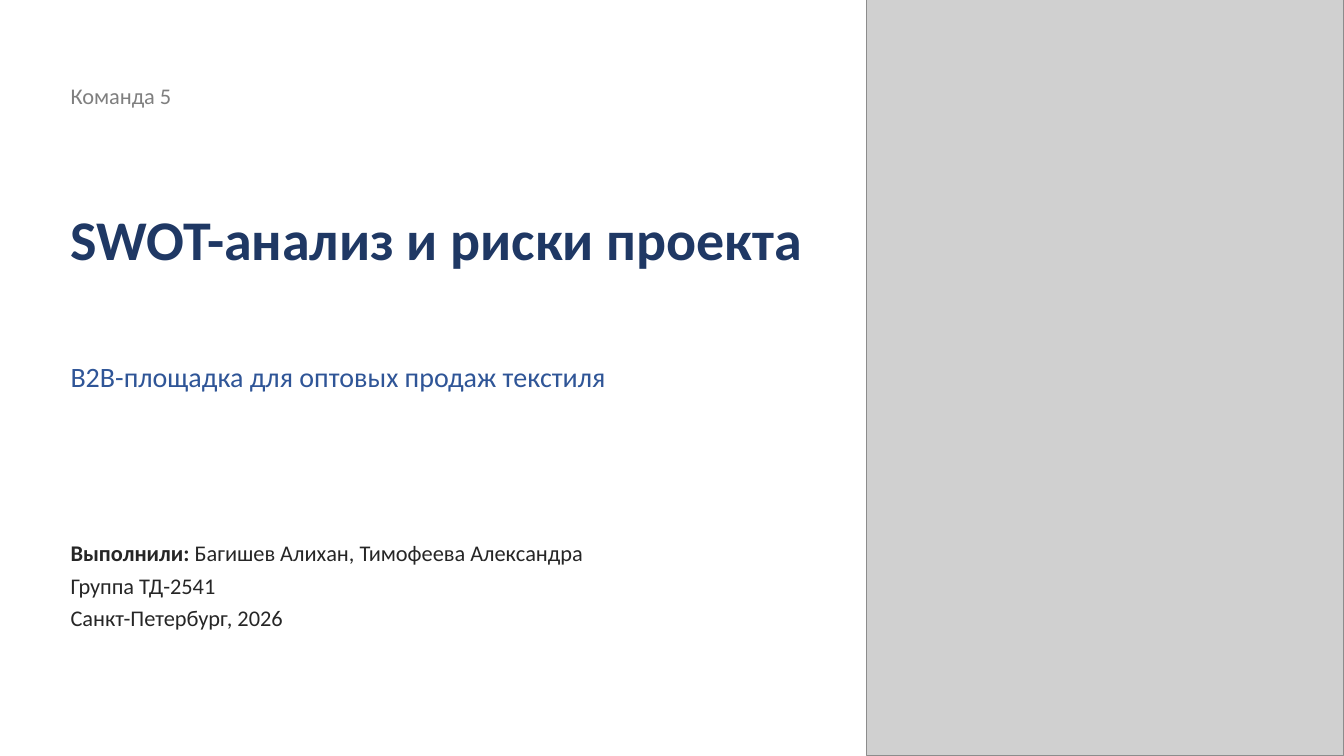
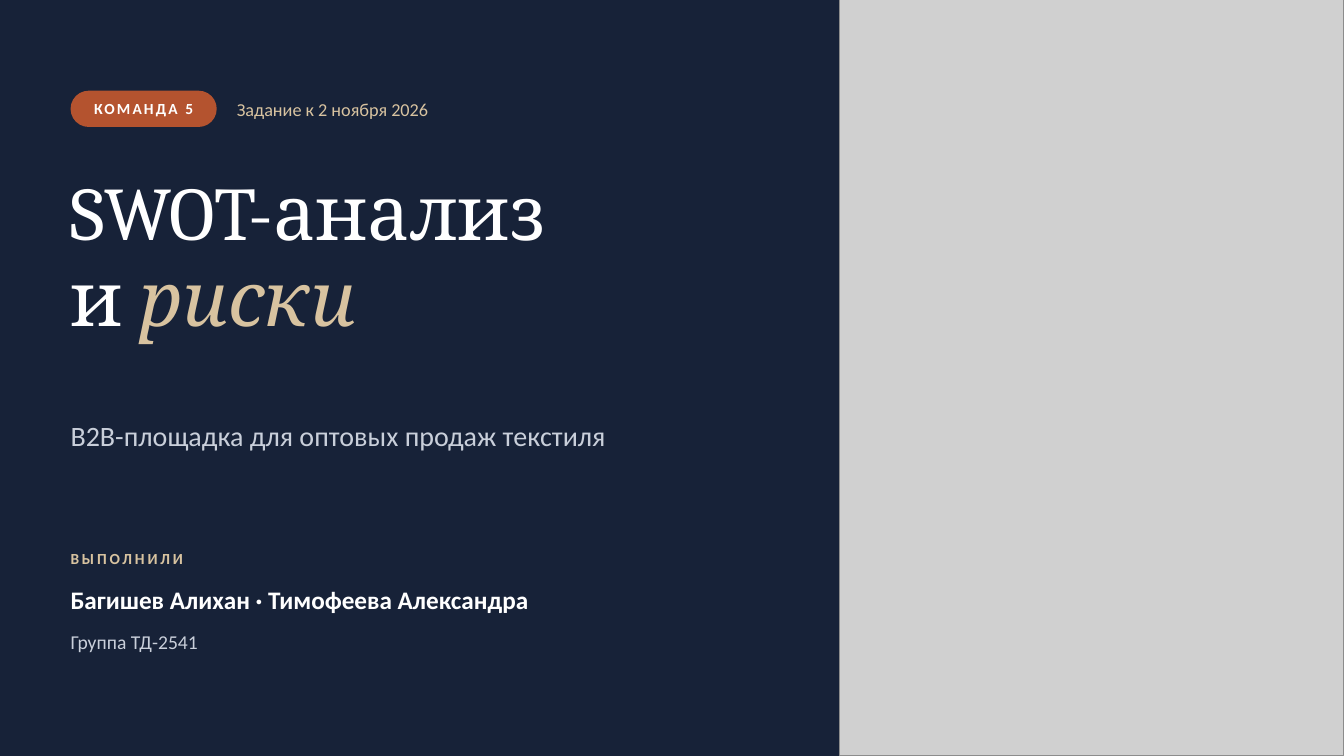
Before and after one commit to caesart966-web/first_reposirtory, a slide deck: slide 1 of komanda-5/02.11_SWOT_и_риски/Команда_5_SWOT_и_риски_презентация.pptx. Drawn at 1344x756 pixels with LibreOffice and Linux fonts; fonts in the diff are those of the drawing; grey boxes stand for pictures. Boxes give left, top, right and bottom in pixels: in the first picture for what was removed or moved away, otherwise in the second. Text is boxed around its words. In the diff, an @@ line names an element or a change of style, - is before the commit and + after.

```diff
--- a/komanda-5/02.11_SWOT_и_риски/Команда_5_SWOT_и_риски_презентация.pptx
+++ b/komanda-5/02.11_SWOT_и_риски/Команда_5_SWOT_и_риски_презентация.pptx
@@ background #FFFFFF to #172238 @@
@@ picture: place and size @@
-picture at bbox=[867, 0, 1344, 756]
+picture at bbox=[840, 0, 1344, 756]
@@ text "КОМАНДА 5" at bbox=[94, 104, 193, 117]: vertical alignment top to middle @@
@@ rounded rectangle added at bbox=[71, 91, 217, 127], fill #B4532F @@
@@ text at bbox=[94, 104, 193, 117]: text changed; size 16 to 11 pt; text colour #7F7F7F to #FFFFFF; bold on @@
-Команда 5
+КОМАНДА 5
@@ text added at bbox=[237, 103, 428, 119], 13 pt, text #D8C3A0 @@
+Задание к 2 ноября 2026
@@ title at bbox=[71, 189, 546, 344]: text changed; size 40 to 54 pt; font Calibri to Cambria; text colour #1F3864 to #FFFFFF; bold off @@
-SWOT-анализ и риски проекта
+SWOT-анализ
+и риски
@@ text "B2B-площадка для оптовых продаж текстиля": place and size @@
-text "B2B-площадка для оптовых продаж текстиля" at bbox=[71, 369, 606, 392]
+text "B2B-площадка для оптовых продаж текстиля" at bbox=[71, 428, 606, 451]
@@ text "B2B-площадка для оптовых продаж текстиля" at bbox=[71, 428, 606, 451]: text colour #2F5597 to #C9CFDA; line spacing 1.05 to 1; more space between paragraphs @@
@@ text added at bbox=[71, 554, 183, 564], 11 pt, text #D8C3A0, bold @@
+ВЫПОЛНИЛИ
@@ text at bbox=[71, 591, 528, 613]: text changed; size 16 to 18 pt; text colour #262626 to #FFFFFF; bold on @@
-Выполнили: Багишев Алихан, Тимофеева Александра
-Группа ТД-2541
-Санкт-Петербург, 2026
+Багишев Алихан · Тимофеева Александра
@@ text added at bbox=[71, 636, 198, 652], 14 pt, text #C9CFDA @@
+Группа ТД-2541
```
Also in this commit, not shown: 10 other slides changed, 3 other files.
